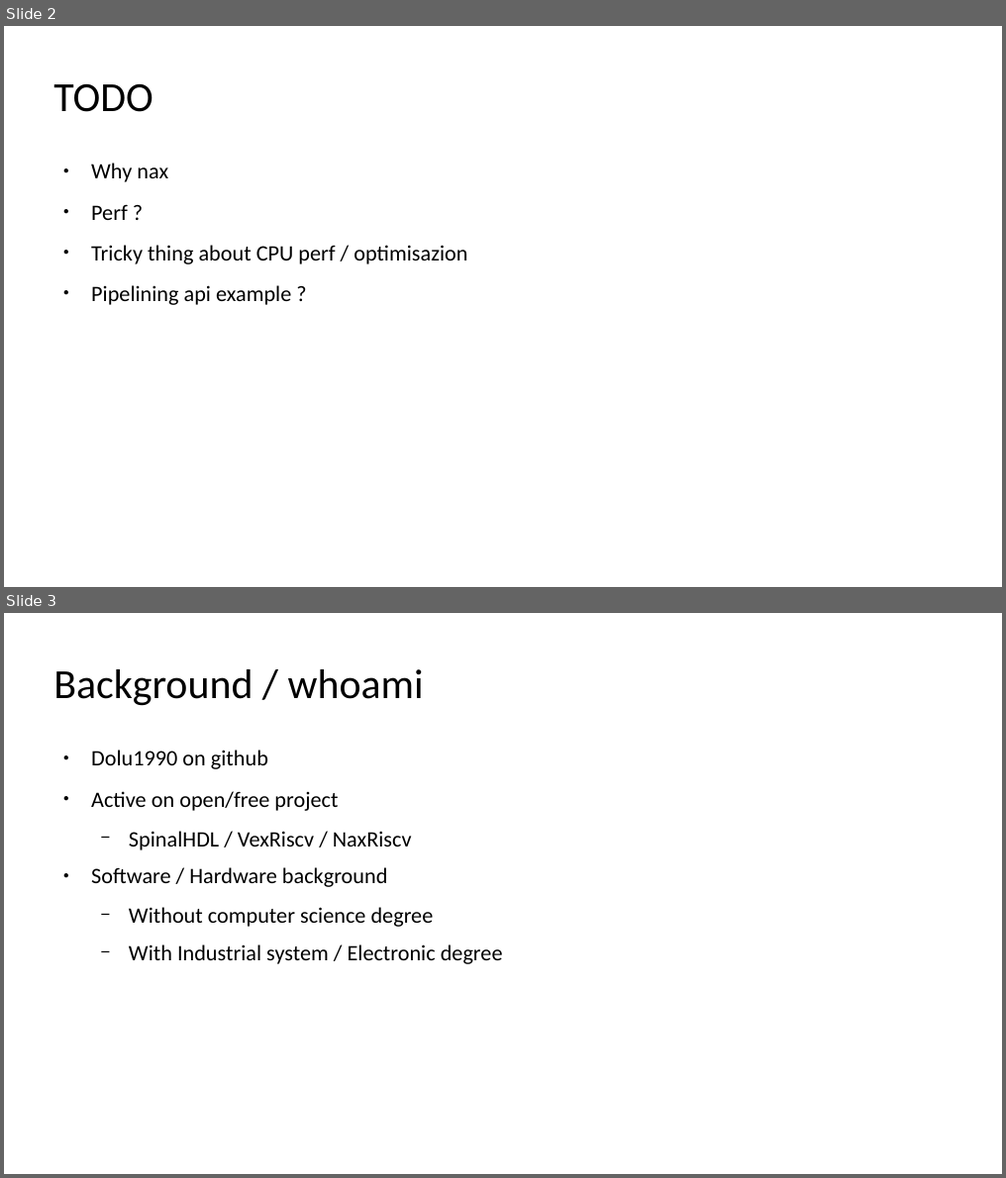
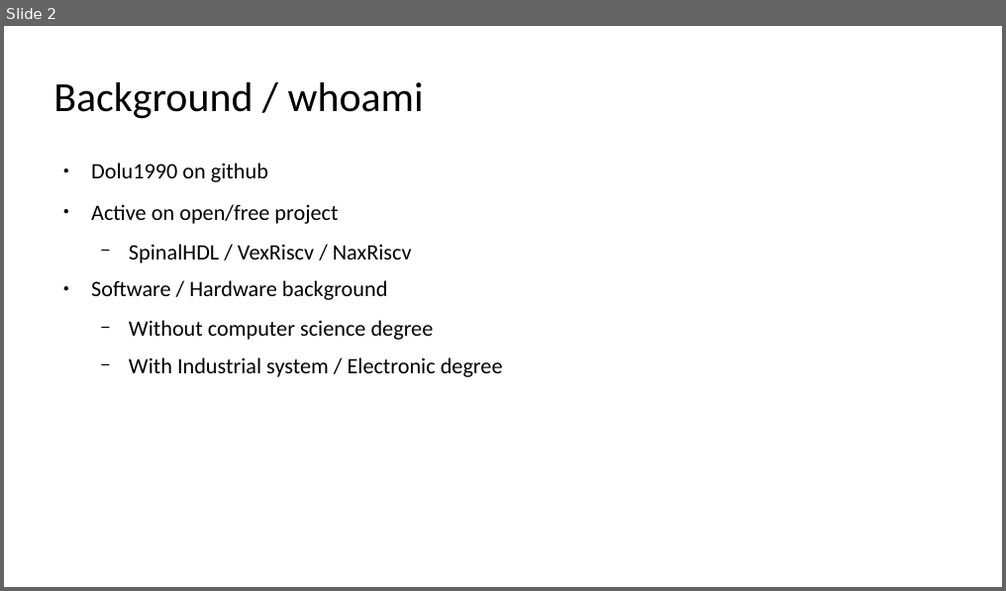
Before and after one commit to SpinalHDL/SpinalDoc, a slide deck: presentation/en/37c3_271223/37c3_271223.odp. Shown one above the other, each under a label of ours: slides 2 and 3 before the commit, slide 2 after it. The pictures are 1006x1178 and 1006x591 pixels, drawn with LibreOffice and Linux fonts; fonts in the diff are those of the drawing. Boxes give left, top, right and bottom in pixels: in the first picture for what was removed or moved away, otherwise in the second. Text is boxed around its words. In the diff, an @@ line names an element or a change of style, - is before the commit and + after.

```diff
--- a/presentation/en/37c3_271223/37c3_271223.odp
+++ b/presentation/en/37c3_271223/37c3_271223.odp
@@ slide 2 removed at bbox=[4, 26, 1002, 587], background #FFFFFF @@
@@ title removed at bbox=[54, 83, 152, 112] @@
-TODO
@@ text removed at bbox=[91, 163, 467, 305] @@
-● Why nax
-● Perf ?
-● Tricky thing about CPU perf / optimisazion
-● Pipelining api example ?
@@ what was slide 3 is now slide 2 @@
```
Also in this commit, not shown: 1 slide changed, 1 other file.
